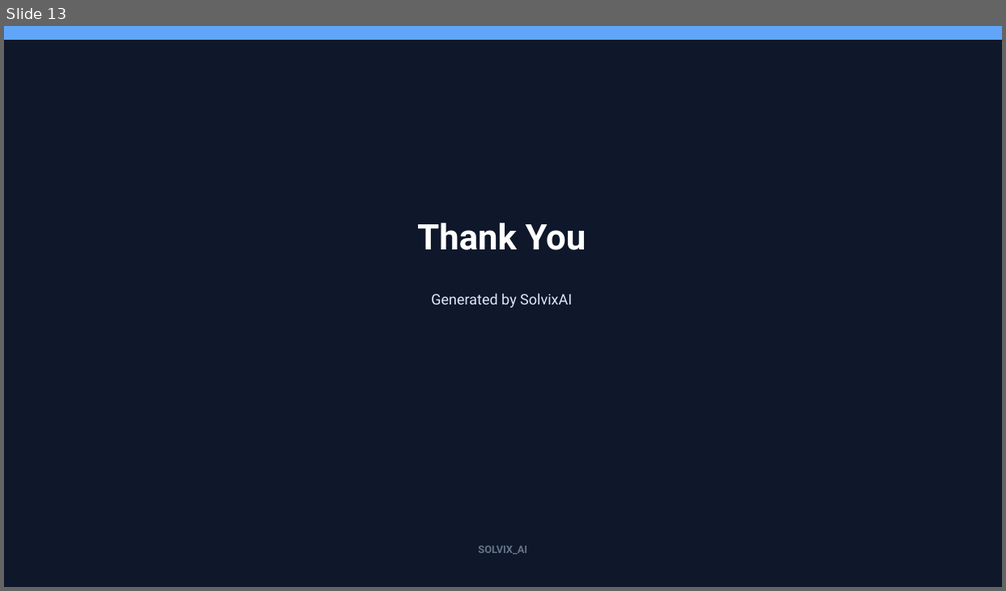
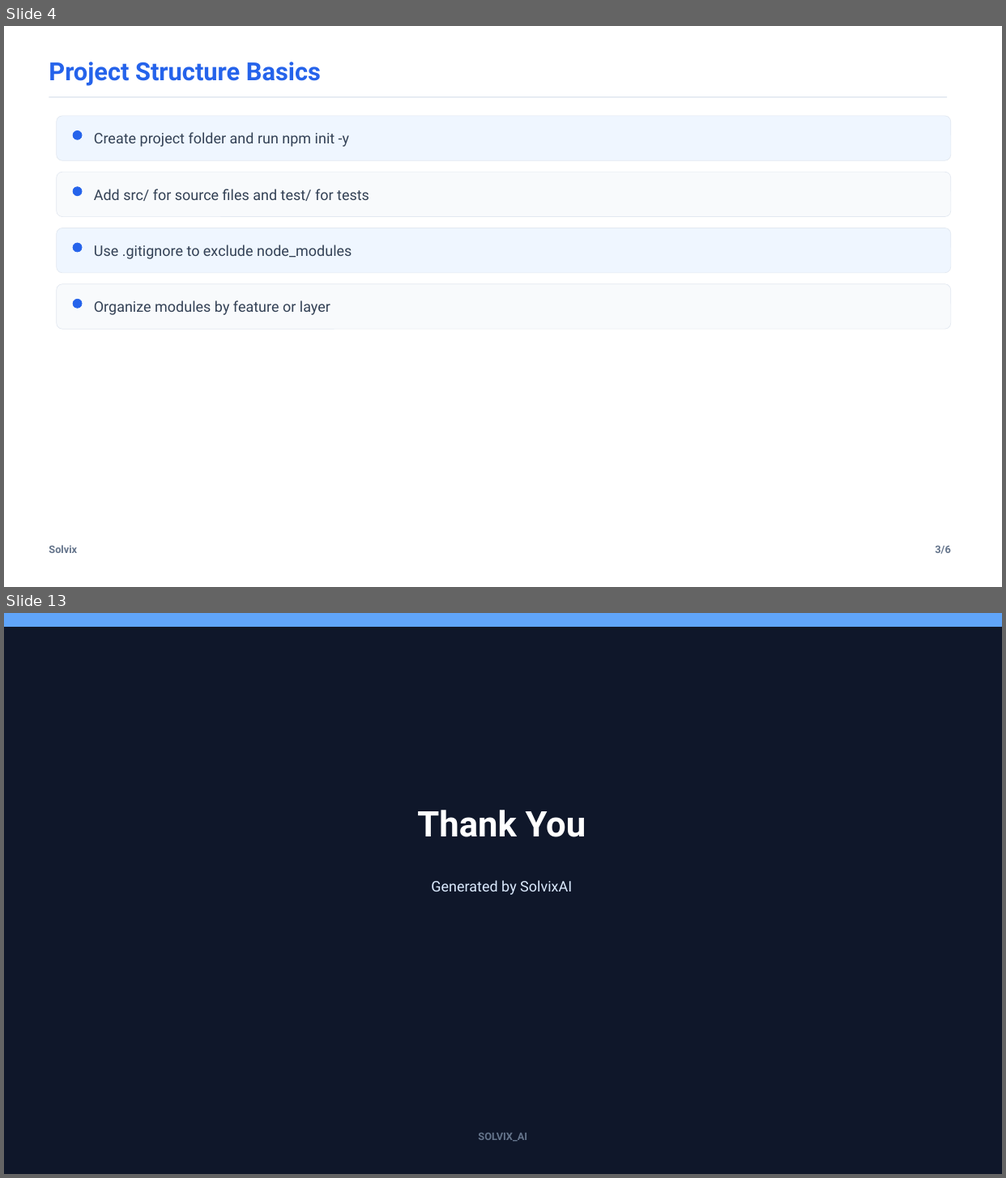
Before and after one commit to SirajAbid17/Solvix, a slide deck: backend/services/agent/presentation.pptx. Shown one above the other, each under a label of ours: slide 13 before the commit, slides 4 and 13 after it; the slides between them are not shown. The pictures are 1006x591 and 1006x1178 pixels, drawn with LibreOffice and Linux fonts; fonts in the diff are those of the drawing. Boxes give left, top, right and bottom in pixels: in the first picture for what was removed or moved away, otherwise in the second. Text is boxed around its words. In the diff, an @@ line names an element or a change of style, - is before the commit and + after.

```diff
--- a/backend/services/agent/presentation.pptx
+++ b/backend/services/agent/presentation.pptx
@@ slide 4 added at box(4, 26, 1002, 587), background #FFFFFF @@
@@ text added at box(49, 62, 321, 86), 24 pt, text #2563EB, bold @@
+Project Structure Basics
@@ line added from (49, 97) to (948, 97), #E2E8F0 1.2 pt @@
@@ rounded rectangle added at box(57, 116, 951, 160), fill #EFF6FF, outline #E2E8F0 0.5 pt @@
@@ ellipse added at box(73, 130, 82, 139), fill #2563EB, outline #2563EB 0.5 pt @@
@@ text added at box(94, 132, 349, 147), 14 pt, text #334155 @@
+Create project folder and run npm init -y
@@ rounded rectangle added at box(57, 172, 951, 217), fill #F8FAFC, outline #E2E8F0 0.5 pt @@
@@ ellipse added at box(73, 187, 82, 196), fill #2563EB, outline #2563EB 0.5 pt @@
@@ text added at box(94, 189, 369, 201), 14 pt, text #334155 @@
+Add src/ for source files and test/ for tests
@@ rounded rectangle added at box(57, 228, 951, 273), fill #EFF6FF, outline #E2E8F0 0.5 pt @@
@@ ellipse added at box(73, 243, 82, 252), fill #2563EB, outline #2563EB 0.5 pt @@
@@ text added at box(94, 245, 351, 259), 14 pt, text #334155 @@
+Use .gitignore to exclude node_modules
@@ rounded rectangle added at box(57, 284, 951, 329), fill #F8FAFC, outline #E2E8F0 0.5 pt @@
@@ ellipse added at box(73, 299, 82, 308), fill #2563EB, outline #2563EB 0.5 pt @@
@@ text added at box(94, 301, 330, 315), 14 pt, text #334155 @@
+Organize modules by feature or layer
@@ text added at box(49, 545, 77, 553), 10 pt, text #64748B, bold @@
+Solvix
@@ text added at box(935, 546, 950, 554), 10 pt, text #64748B, bold @@
+3/6
```
Also in this commit, not shown: 6 slides changed, 5 other slides added, 6 slides removed, 25 other files.
